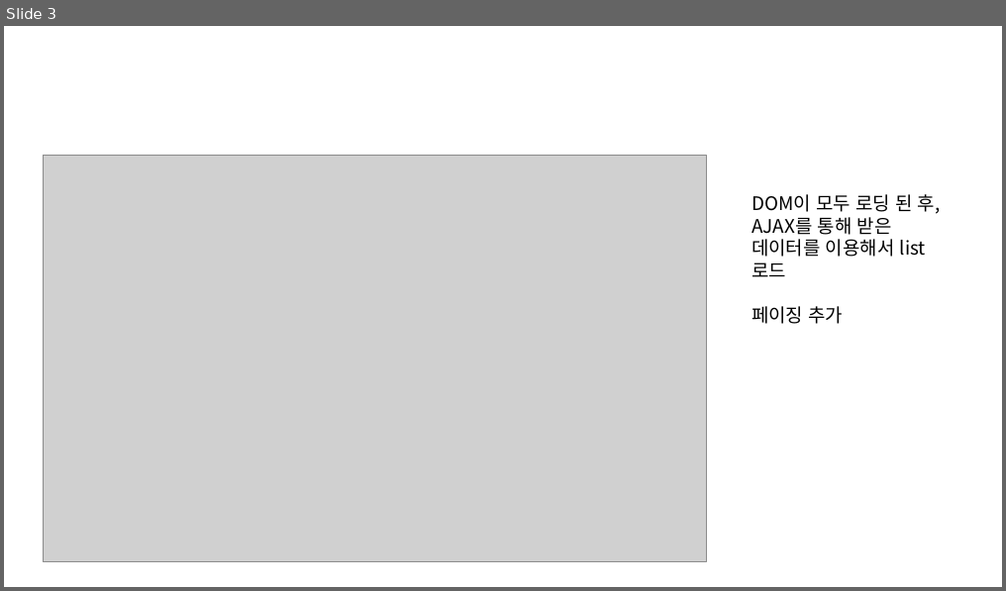
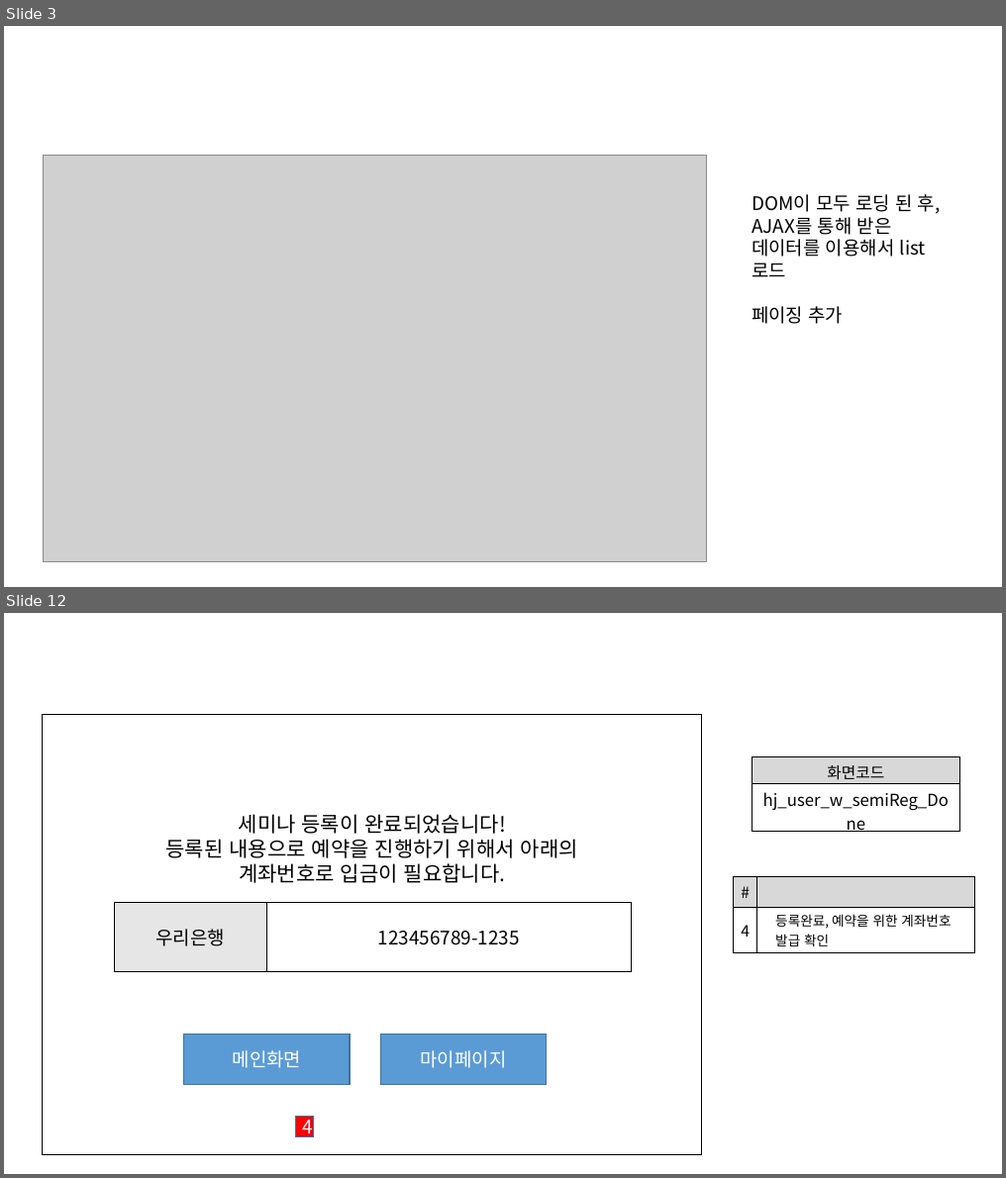
Before and after one commit to ezenteam2/e-Zone, a slide deck: 0 발표용 파워포인트/0424 4차발표/0424 project05 - 파워포인트 - 형준.pptx. Shown one above the other, each under a label of ours: slide 3 before the commit, slides 3 and 12 after it; the slides between them are not shown. The pictures are 1006x591 and 1006x1178 pixels, drawn with LibreOffice and Linux fonts; fonts in the diff are those of the drawing; grey boxes stand for pictures. Boxes give left, top, right and bottom in pixels: in the first picture for what was removed or moved away, otherwise in the second. Text is boxed around its words. In the diff, an @@ line names an element or a change of style, - is before the commit and + after.

```diff
--- a/0 발표용 파워포인트/0424 4차발표/0424 project05 - 파워포인트 - 형준.pptx
+++ b/0 발표용 파워포인트/0424 4차발표/0424 project05 - 파워포인트 - 형준.pptx
@@ slide 12 added at (4, 613, 1002, 1174), background #FFFFFF @@
@@ rectangle added at (43, 714, 702, 1155), outline #000000 1 pt @@
@@ table added at (751, 758, 959, 814), 2 rows, 1 columns @@
+화면코드
+hj_user_w_semiReg_Done
@@ text added at (166, 814, 578, 883), 20 pt, text #000000 @@
+세미나 등록이 완료되었습니다!
+등록된 내용으로 예약을 진행하기 위해서 아래의 계좌번호로 입금이 필요합니다.
@@ table added at (734, 877, 976, 951), 2 rows, 2 columns @@
+# | 
+4 | 등록완료, 예약을 위한 계좌번호 발급 확인
@@ rectangle added at (114, 903, 266, 972), fill #E7E6E6, outline #000000 1 pt, 18 pt, text #000000 @@
+우리은행
@@ rectangle added at (266, 903, 632, 972), outline #000000 1 pt, 18 pt, text #000000 @@
+123456789-1235
@@ rectangle added at (184, 1034, 350, 1084), fill #5B9BD5, outline #43739E 1 pt, 18 pt, text #FFFFFF @@
+메인화면
@@ rectangle added at (380, 1034, 546, 1084), fill #5B9BD5, outline #43739E 1 pt, 18 pt, text #FFFFFF @@
+마이페이지
@@ rectangle added at (295, 1116, 313, 1137), fill #FF0000, outline #43739E 1 pt, 18 pt, text #FFFFFF @@
+4
```
Also in this commit, not shown: 9 other slides added, 2 other files.
